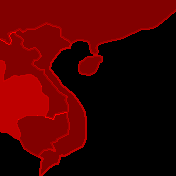
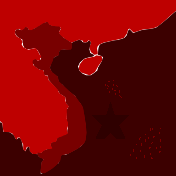
Layers edited between the first and the second 176×176 image:
added layer "Layer 5" (multiply) above "Layer 4" over [92, 102, 129, 139]
added layer "Layer 4" above "Layer 3" over [105, 80, 161, 159]
added layer "Layer 3" above "Layer 2" over [0, 0, 176, 176]
hid "Layer 1" over [0, 0, 176, 176]
hid "Background" over [0, 0, 176, 176]
